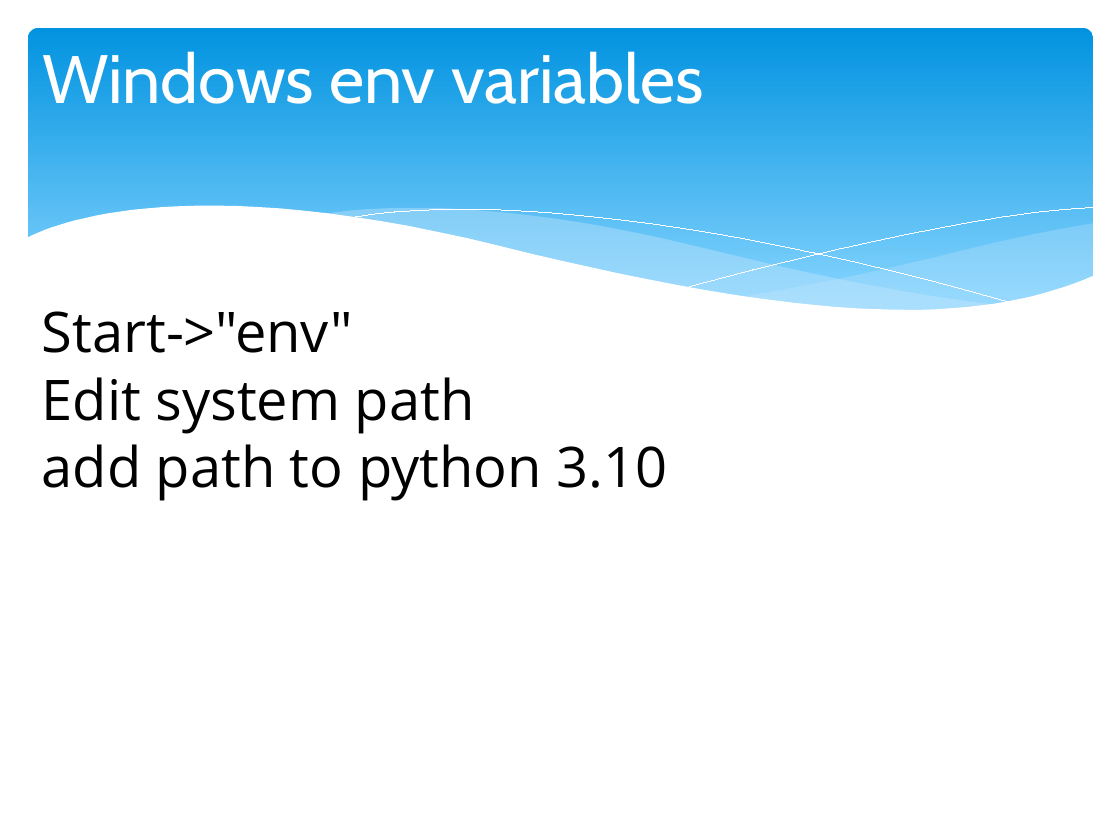
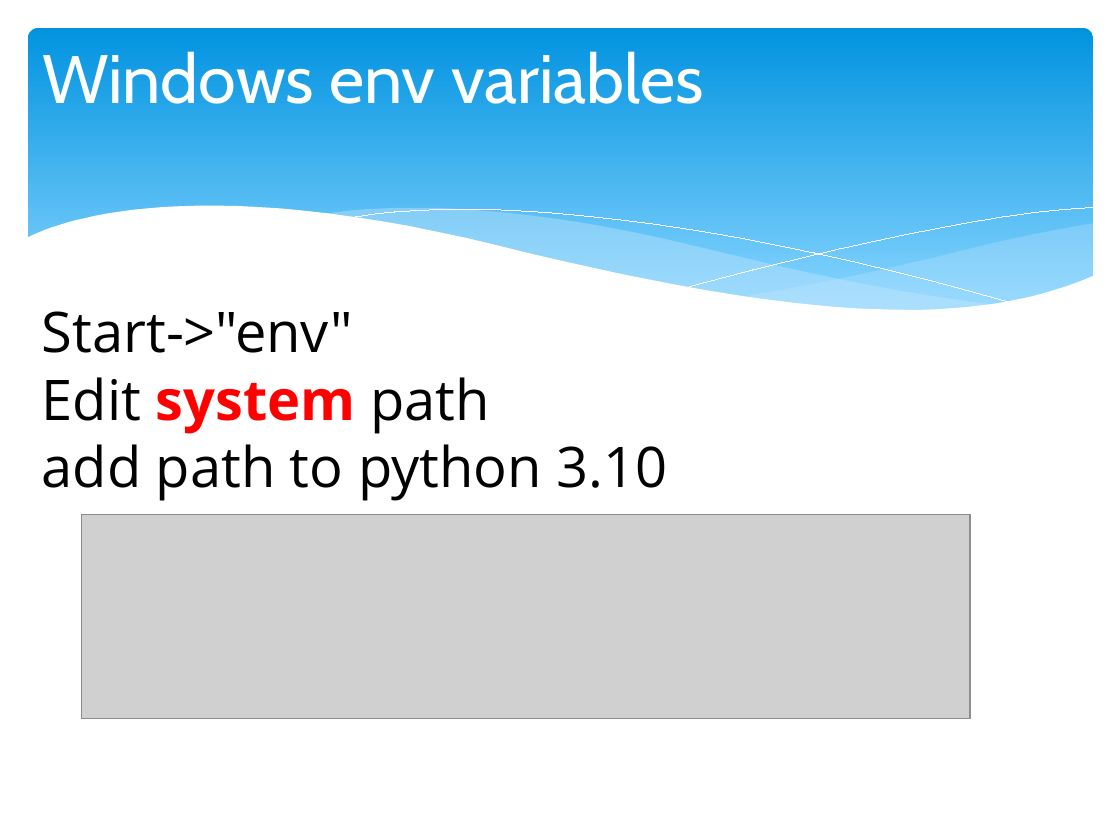
Before and after one commit to chris-turps/QA_Python3, a slide deck: slide 9 of DG_04 The Toolset.pptx. Drawn at 1120x840 pixels with LibreOffice and Linux fonts; fonts in the diff are those of the drawing; grey boxes stand for pictures. Boxes give left, top, right and bottom in pixels: in the first picture for what was removed or moved away, otherwise in the second. Text is boxed around its words. In the diff, an @@ line names an element or a change of style, - is before the commit and + after.

```diff
--- a/DG_04 The Toolset.pptx
+++ b/DG_04 The Toolset.pptx
@@ text at bbox=[42, 377, 490, 434]: text colour #000000 to #FF0000, bold on in "system" @@
@@ picture added at bbox=[82, 515, 970, 719] @@
```
Also in this commit, not shown: 8 other files.
